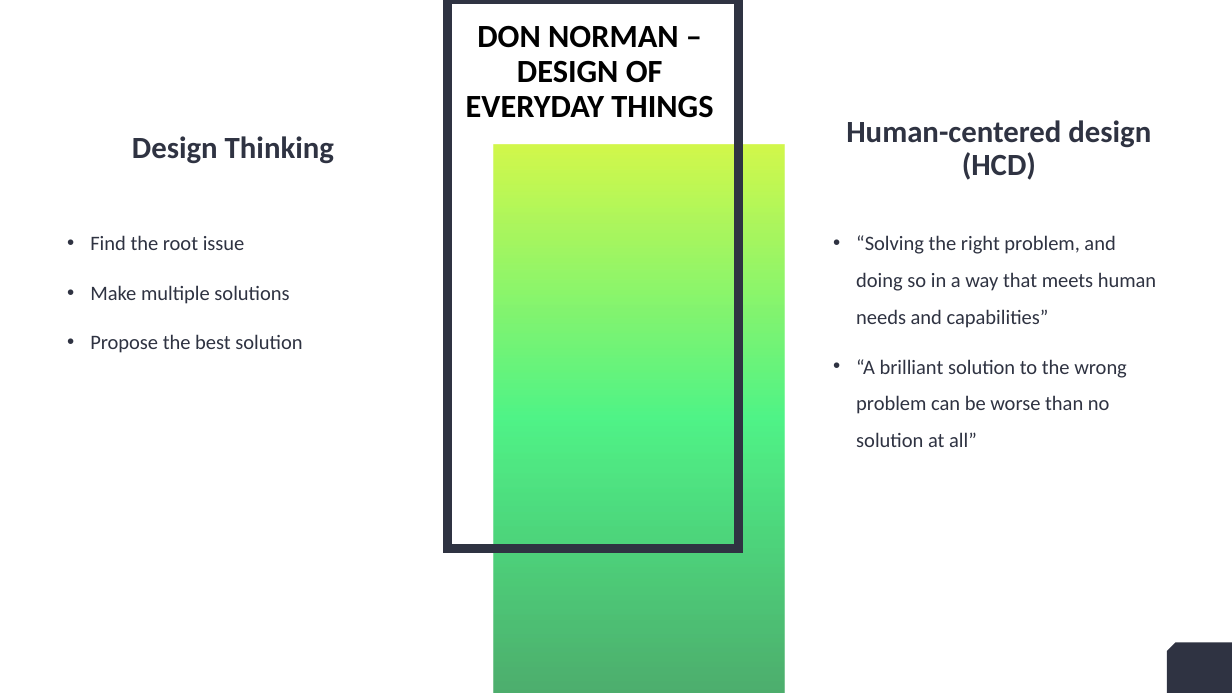
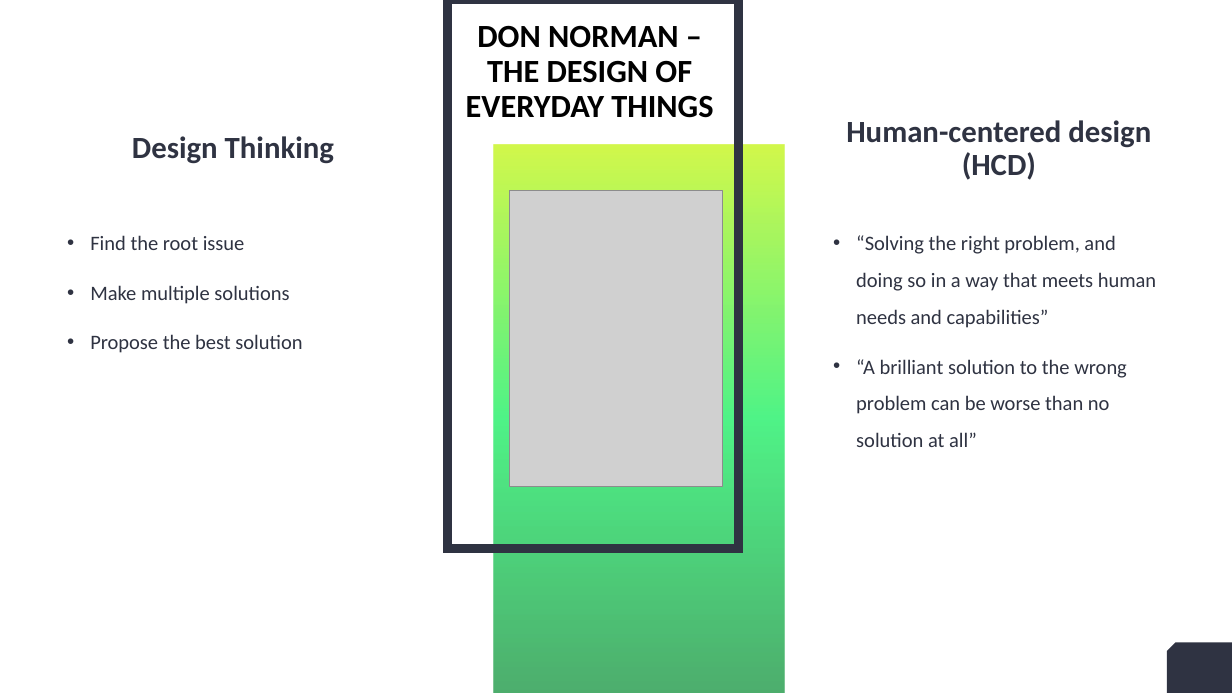
Before and after one commit to RandumbFluke/Design_Contexts_Year_1, a slide deck: slide 5 of Assignment 2/Jarvis x spotify.pptx. Drawn at 1232x693 pixels with LibreOffice and Linux fonts; fonts in the diff are those of the drawing; grey boxes stand for pictures. Boxes give left, top, right and bottom in pixels: in the first picture for what was removed or moved away, otherwise in the second. Text is boxed around its words. In the diff, an @@ line names an element or a change of style, - is before the commit and + after.

```diff
--- a/Assignment 2/Jarvis x spotify.pptx
+++ b/Assignment 2/Jarvis x spotify.pptx
@@ title at box(466, 25, 713, 118): text changed @@
-DON NORMAN – DESIGN OF EVERYDAY THINGS
+DON NORMAN – THE DESIGN OF EVERYDAY THINGS
@@ picture added at box(510, 190, 723, 487) @@
```
Also in this commit, not shown: 8 other slides changed.
